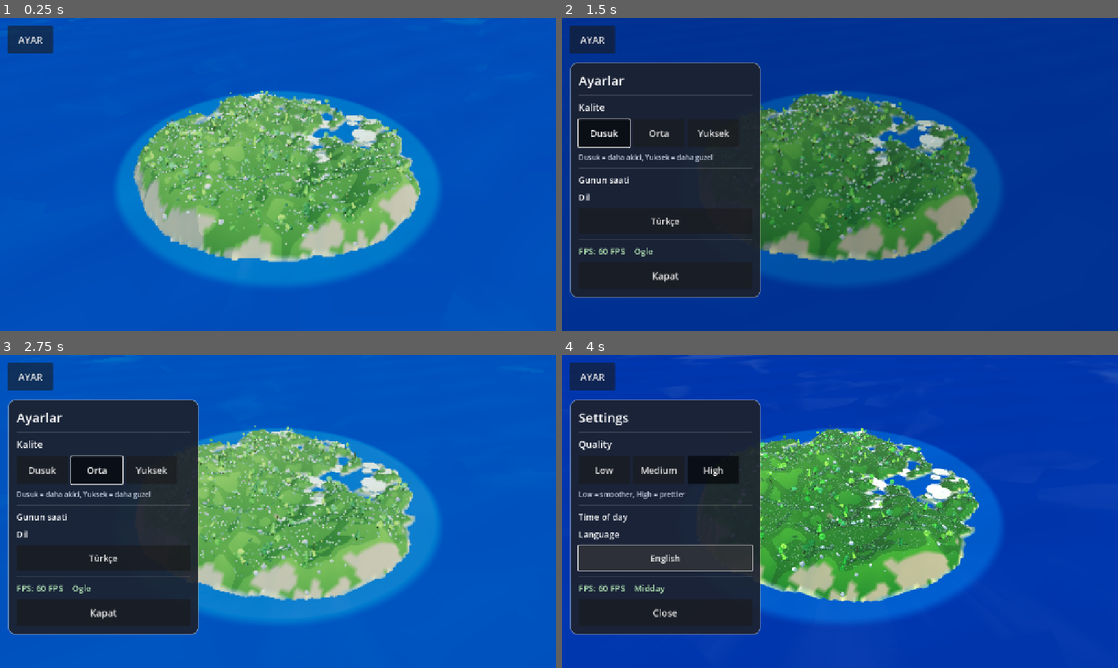
Above: before the commit, frames 1-4 (two rows, left to right).
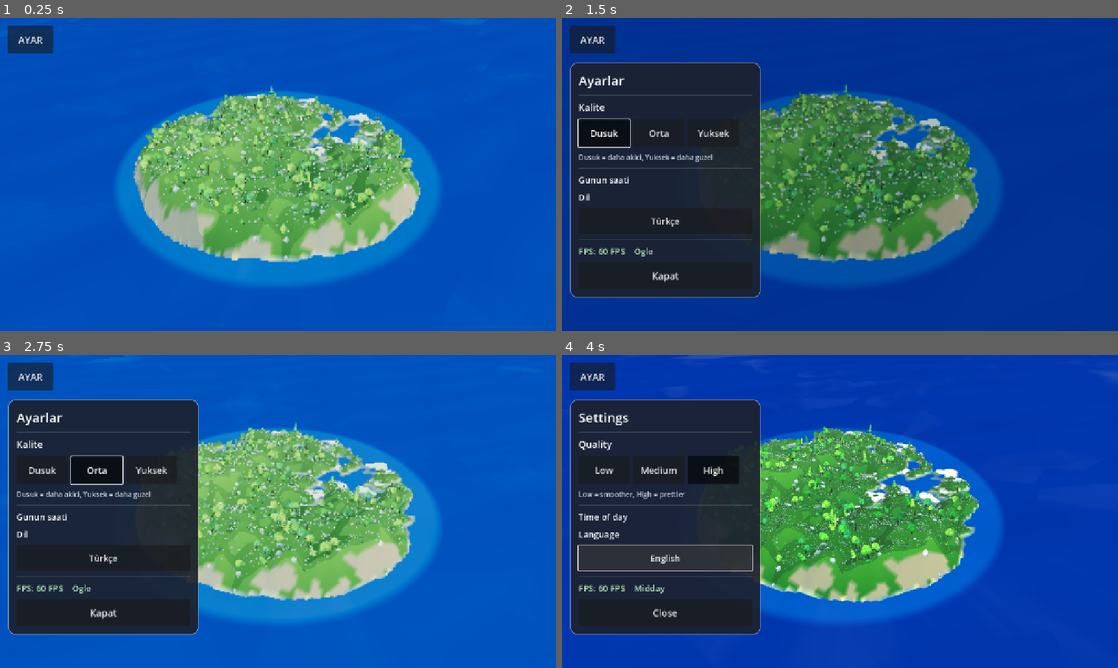
Above: after the commit, the same moments.

Repository: eraslan19j/game
Game: Godot game, scene res://scenes/world/world.tscn
The game is run twice, just before and just after one commit, with the same random seed, the same clock (stepped at 60 frames per second) and the same inputs.
Inputs:
- Up to frame 1 (0.25 s): no input
- Up to frame 2 (1.5 s): click "AYAR" at 0.5 s; click "Dusuk" at 1.25 s
- Up to frame 3 (2.75 s): click "Orta" at 2 s
- Up to frame 4 (4 s): click "Yuksek" at 2.75 s; click "Türkçe" at 3.5 s

The runs differ from the first frame. In frame 1, 6.1% of the frame differs, in the area x 24-75%, y 21-78%; in frame 2, 4.6%; in frame 3, 5.1%; in frame 4, 5.6%.

Commit message:
Kum yamalari kiyi seridine cekildi, agac/cali boyutlari buyutuldu, beyaz cicek Krem'e cevrildi
Co-authored-by: arena-agent <297053741+arena-agent@users.noreply.github.com>

Diff:
--- a/scripts/world/nature.gd
+++ b/scripts/world/nature.gd
@@ -41,10 +41,10 @@
 	Color(0.14, 0.36, 0.20),
 ]
 const FLOWER_COLORS := [
-	Color(0.98, 0.55, 0.62),  # pembe
-	Color(0.99, 0.86, 0.40),  # sari
+	Color(0.98, 0.55, 0.62),  # pembe (en yaygin)
+	Color(0.99, 0.82, 0.34),  # sari
 	Color(0.72, 0.58, 0.95),  # mor
-	Color(0.99, 0.97, 0.94),  # beyaz
+	Color(0.99, 0.93, 0.80),  # krem
 	Color(0.98, 0.62, 0.32),  # turuncu
 ]
 const ROCK_COLORS := [
@@ -168,7 +168,7 @@
 		var style: int = _weighted_pick(styles, weights)
 		per_style[style].append({
 			"pos": spot,
-			"scale": _rng.randf_range(0.75, 1.55) * (1.25 if style == Meshes.STYLE_PALM else 1.0),
+			"scale": _rng.randf_range(1.0, 1.9) * (1.2 if style == Meshes.STYLE_PALM else 1.0),
 			"rot": _rng.randf_range(0.0, TAU),
 			"color": TREE_LEAF_COLORS[_rng.randi() % TREE_LEAF_COLORS.size()],
 		})
@@ -195,7 +195,7 @@
 			continue
 		items.append({
 			"pos": spot,
-			"scale": _rng.randf_range(0.7, 1.5),
+			"scale": _rng.randf_range(0.9, 1.8),
 			"rot": _rng.randf_range(0.0, TAU),
 			"color": BUSH_COLORS[_rng.randi() % BUSH_COLORS.size()],
 		})
@@ -259,7 +259,7 @@
 			continue
 		items.append({
 			"pos": spot,
-			"scale": _rng.randf_range(0.7, 1.5),
+			"scale": _rng.randf_range(0.9, 1.8),
 			"rot": _rng.randf_range(0.0, TAU),
 			"color": Color(1, 1, 1).lerp(TREE_LEAF_COLORS[_rng.randi() % TREE_LEAF_COLORS.size()], 0.35),
 		})
@@ -284,14 +284,14 @@
 		if items.size() >= sand_patch_count:
 			break
 		# Deniz seviyesine yakin, hafif egimli kiyi seridi.
-		var spot = _pick(-0.2, 1.4, 0.40, 0.99)
+		var spot = _pick(0.35, 1.5, 0.30, 0.99)
 		if spot == null:
 			continue
 		items.append({
 			"pos": spot + Vector3(0.0, 0.03, 0.0),
-			"scale": _rng.randf_range(2.0, 5.5),
-			"rot": _rng.randf_range(0.0, TAU),
-			"color": SAND_COLOR.lerp(Color(1, 1, 1), _rng.randf_range(0.0, 0.25)),
+			"scale": _rng.randf_range(1.6, 3.6),
+			"rot": _rng.randf_range(0.0, TAU),
+			"color": SAND_COLOR.lerp(Color(1, 1, 1), _rng.randf_range(0.0, 0.08)),
 		})
 	if items.is_empty():
 		return
